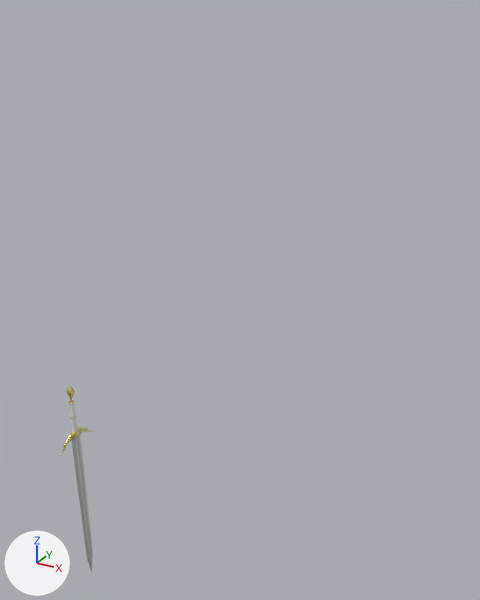
Two versions of the Blender file sword/blade.blend, one commit apart.
The view is the same before and after, from a 50 mm lens placed at (3.46, -3.42, 4.6), pointed at (0.08, 2.72, 1.53). Lighting does not change. The marker at lower left points along +X, +Y and +Z. Mesh edges are drawn as thin lines on the coarser meshes.
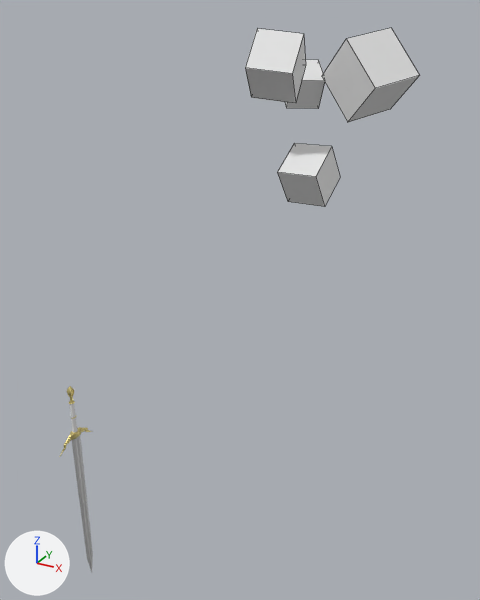
ob_empty is not drawn itself; it is the parent of ob_cube_001, ob_cube_002, ob_cube_003, ob_cube_004.

The change in detail:
Mesh me_cube_004 is new.
It is a box spanning x -1.0..1.0, y -1.0..1.0, z -1.0..1.0.
Object 'Empty' (ob_empty) moves from (0.0, 0.0, 0.0) to (-0.573, -0.107, 0.929).
Object 'Empty' (ob_empty) turns from (37, -40, -137) to (22, -62, -120) degrees about x, y and z.
Object 'Cube.004' (ob_cube_004) is new; it shows me_cube_004.
Its parent is ob_empty.
Its location is (-0.695, -0.016, 5.168).
Its rotation in degrees is (163, -262, -5.7).
Its scale is (0.279, 0.279, 0.279).
Object 'Cube.003' (ob_cube_003) is new; it shows a copy of me_cube_004.
Its parent is ob_empty.
Its location is (0.704, -0.151, 5.542).
Its rotation in degrees is (324, 67, -190).
Its scale is (0.296, 0.296, 0.296).
Object 'Cube.002' (ob_cube_002) is new; it shows a copy of me_cube_004.
Its parent is ob_empty.
Its location is (-0.0425, 0.516, 6.451).
Its rotation in degrees is (242, 4.7, -309).
Its scale is (0.381, 0.381, 0.381).
Object 'Cube.001' (ob_cube_001) is new; it shows a copy of me_cube_004.
Its parent is ob_empty.
Its location is (0.0, -0.512, 6.393).
Its rotation in degrees is (184, 143, -235).
Its scale is (0.236, 0.236, 0.236).

Location of each change, [x1, y1, x2, y2] in pixels of the pictures (480 x 600 px):
'Cube.002', added: after [322, 28, 420, 122]
'Cube.003', added: after [245, 29, 306, 103]
'Cube.004', added: after [277, 143, 340, 207]
'Cube.001', added: after [285, 60, 325, 109]
